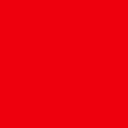
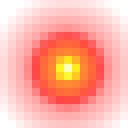
Layered file, before and after one edit (128x128). Changes by layer:
added layer "Layer #3" above "Layer #2" over [0, 0, 128, 128]
hid "Background" over [0, 0, 128, 128]
